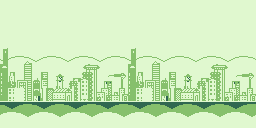
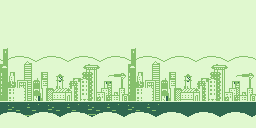
The second 256 x 128 image is a revision of the first. Changes to its layers:
painted on "Clouds" over (0, 104, 256, 117)
added layer "WaterPart2" above "Water?" over (0, 112, 256, 117)
painted on "Water?" over (8, 104, 159, 111)
